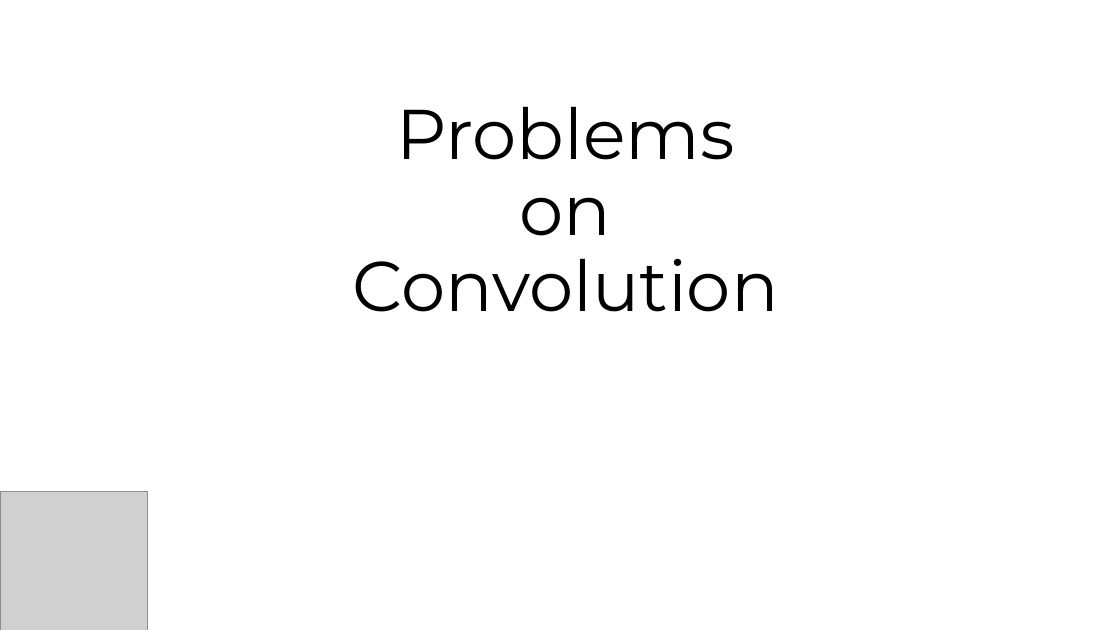
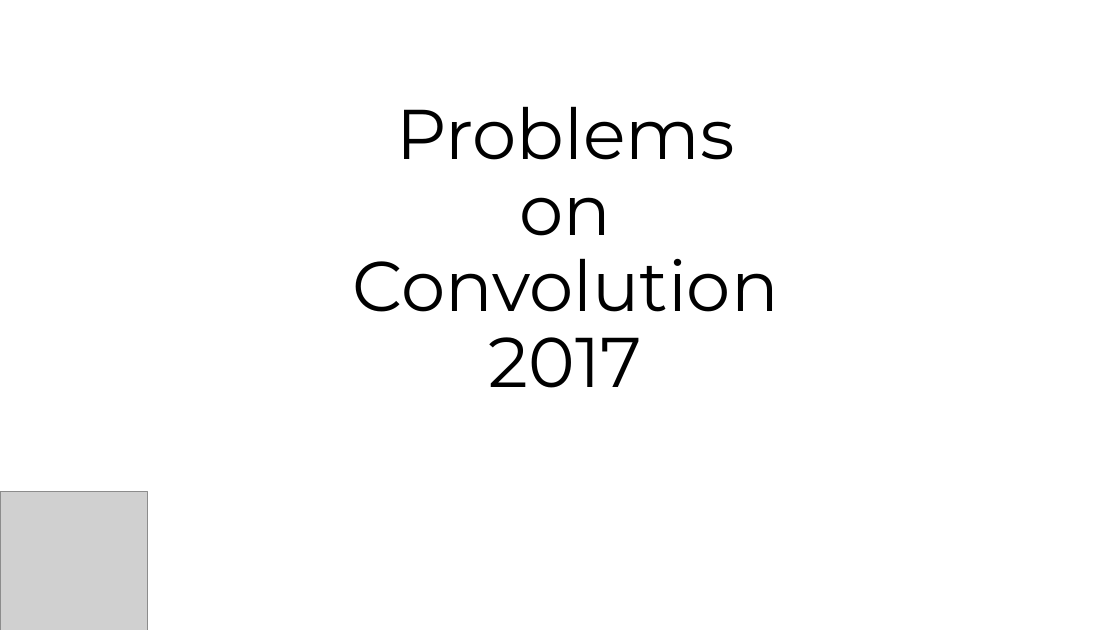
Before and after one commit to jinmang2/probability, a slide deck: slide 1 of 컨볼루션 임용고시 2017.pptx. Drawn at 1120x630 pixels with LibreOffice and Linux fonts; fonts in the diff are those of the drawing; grey boxes stand for pictures. Boxes give left, top, right and bottom in pixels: in the first picture for what was removed or moved away, otherwise in the second. Text is boxed around its words. In the diff, an @@ line names an element or a change of style, - is before the commit and + after.

```diff
--- a/컨볼루션 임용고시 2017.pptx
+++ b/컨볼루션 임용고시 2017.pptx
@@ title at (352,106,778,388): text changed @@
-Problems
-on
-Convolution
+Problems
+on
+Convolution
+2017
```
Also in this commit, not shown: 1 slide added, 1 slide removed, 1 other file.
